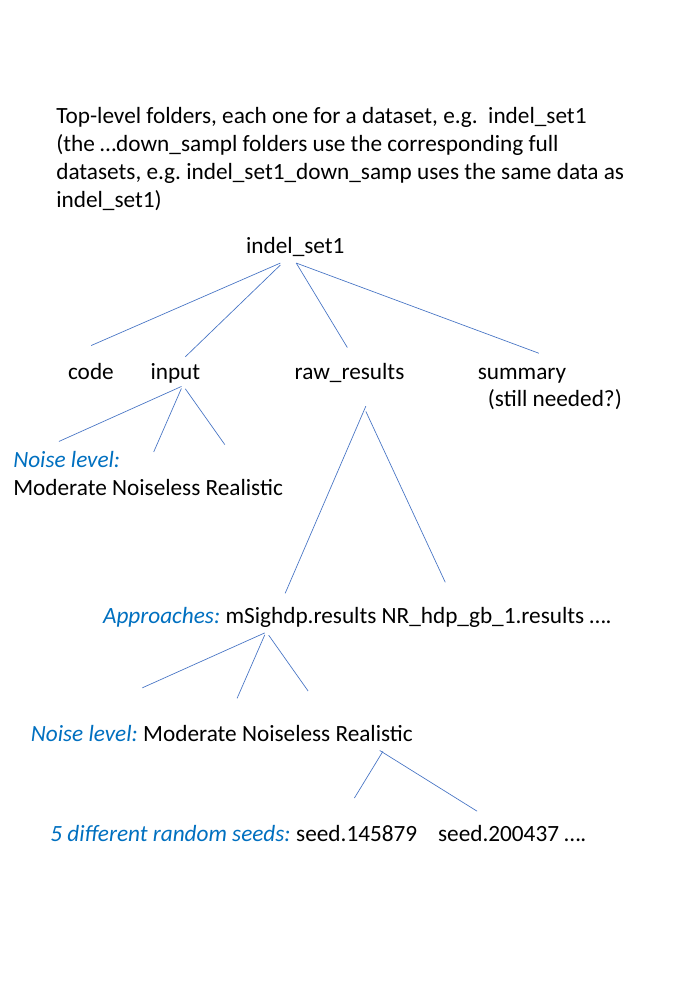
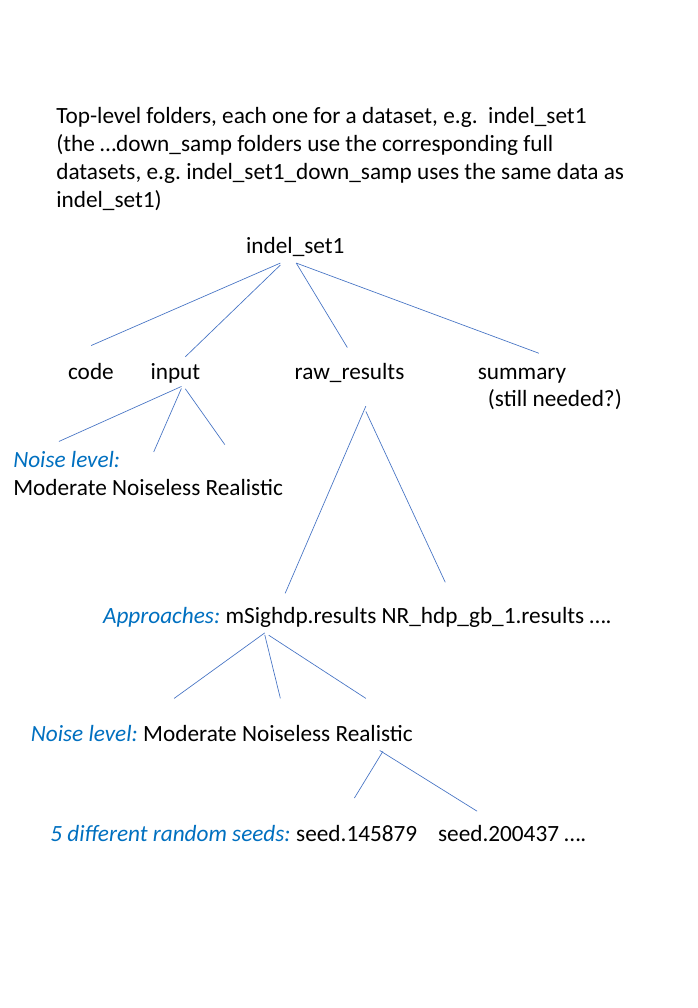
Before and after one commit to steverozen/mSigHdp_paper_sup_files_x1, a slide deck: slide 1 of FOLDER-ORGANIZAGION.pptx. Drawn at 698x1008 pixels with LibreOffice and Linux fonts; fonts in the diff are those of the drawing. Boxes give left, top, right and bottom in pixels: in the first picture for what was removed or moved away, otherwise in the second. Text is boxed around its words. In the diff, an @@ line names an element or a change of style, - is before the commit and + after.

```diff
--- a/FOLDER-ORGANIZAGION.pptx
+++ b/FOLDER-ORGANIZAGION.pptx
@@ text at bbox=[56, 134, 624, 210]: text changed @@
-(the …down_sampl folders use the corresponding full datasets, e.g. indel_set1_down_samp uses the same data as indel_set1)
+(the …down_samp folders use the corresponding full datasets, e.g. indel_set1_down_samp uses the same data as indel_set1)
@@ line moved from (265, 633) - (142, 688) to (265, 633) - (174, 699) @@
@@ line moved from (265, 635) - (237, 699) to (265, 635) - (280, 699) @@
@@ line moved from (269, 636) - (308, 691) to (269, 636) - (366, 699) @@
```
